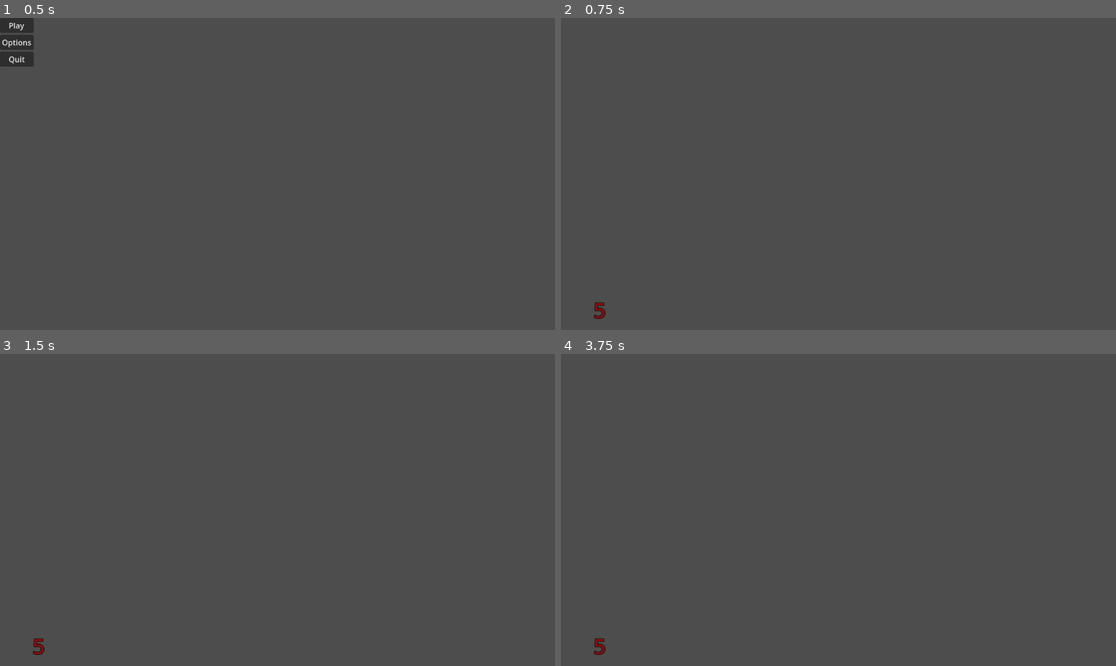
Above: before the commit, frames 1-4 (two rows, left to right).
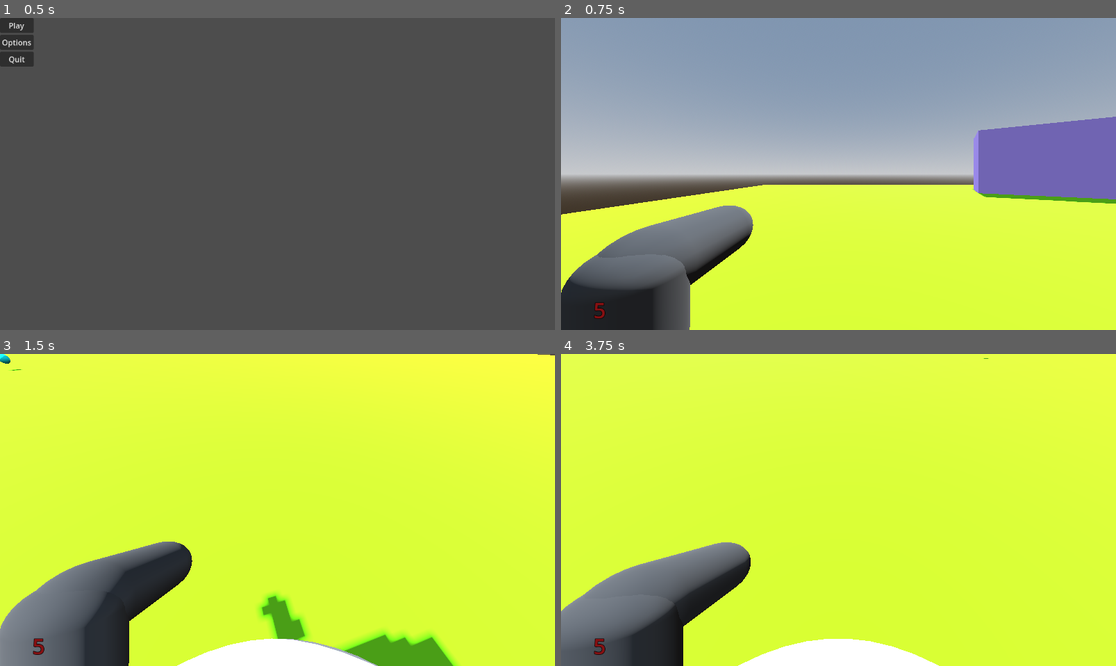
Above: after the commit, the same moments.

Repository: covmoore/potions_and_arsenals
Game: Godot game, scene res://scenes/MainMenu.tscn
The game is run twice, just before and just after one commit, with the same random seed, the same clock (stepped at 60 frames per second) and the same inputs.
Inputs (mouse positions are in pixels of both pictures, inside the frame that each line leads up to):
- Up to frame 1 (0.5 s): no input
- Up to frame 2 (0.75 s): click "Play" at 0.5 s
- Up to frame 3 (1.5 s): tap Enter at 1.25 s; move the mouse to (399, 494) at 1.27 s; hold D (move_right) from 1.28 s (still down); click (399, 494) at 1.35 s
- Up to frame 4 (3.75 s): tap Space (jump) at 1.52, 2.27, 2.75 s; move the mouse to (727, 525) at 2.02 s; release D (move_right) at 2.03 s; hold S (move_backwards) 2.03-2.78 s; tap V at 2.1, 3.6 s; move the mouse to (894, 441) at 2.77 s; hold D (move_right) 2.78-3.53 s; click (894, 441) at 2.85 s; tap Enter at 3.5 s; move the mouse to (810, 572) at 3.52 s; hold W (move_forward) from 3.53 s (still down); click (810, 572) at 3.67 s

Frame 1 is identical in both runs. In frame 2, 97% of the frame differs, in the area x 0-100%, y 0-100%; in frame 3, 98%; in frame 4, 98%.
Error before the commit: Parse Error: Function "_ready" has the same name as a previously declared function. (res://scenes/world.gd:25)

Commit message:
added more complicated spawning and fixed signals

Diff:
--- a/UI/PlayerUI.gd
+++ b/UI/PlayerUI.gd
@@ -4,7 +4,7 @@
 @onready var game_over_text = $CanvasLayer/gameOverTxt
 @onready var inventory_ui = $CanvasLayer/Inventory
 @onready var paused_text = $CanvasLayer/pauseTxt
-@onready var player = $"../Player"
+@onready var player = null
 
 func _ready():
 	paused_text.visible = false
@@ -29,3 +29,9 @@
 			else:
 				player.current_state = player.PLAYER_STATE.ACTIVE
 				Input.set_mouse_mode(Input.MOUSE_MODE_CAPTURED)
+
+
+func _on_world_player_created(player_path):
+	player = get_node(player_path)
+	player.connect("player_hit", _on_player_player_hit)
+	player.connect("player_died", _on_player_player_died)
--- a/model_scenes/enemy.gd
+++ b/model_scenes/enemy.gd
@@ -11,6 +11,8 @@
 @onready var nav_agent = $NavigationAgent3D
 @onready var collider = $CollisionShape3D
 @onready var world = $".."
+
+signal enemy_died
 
 func _ready():
 	pass
@@ -39,8 +41,8 @@
 func hit(dmg):
 	health -= dmg
 	if(health <= 0):
+		emit_signal("enemy_died")
 		queue_free()
-
 
 func _on_world_player_created(player_path):
 	player = get_node(player_path)
--- a/scenes/Level1.tscn
+++ b/scenes/Level1.tscn
@@ -233,8 +233,18 @@
 [node name="AlchemyItem" parent="." instance=ExtResource("9_qbhlk")]
 script = ExtResource("10_11r1r")
 
-[connection signal="player_died" from="Player" to="PlayerUI" method="_on_player_player_died"]
-[connection signal="player_hit" from="Player" to="PlayerUI" method="_on_player_player_hit"]
+[node name="enemy_spawn_areas" type="Node3D" parent="."]
+
+[node name="EnemySpawnArea" parent="enemy_spawn_areas" instance=ExtResource("5_1qsfv")]
+transform = Transform3D(4.85252, 0, 0, 0, 2.1, 0, 0, 0, 5.59192, -3.08046, 0.0880904, 20.5988)
+
+[node name="EnemySpawnArea2" parent="enemy_spawn_areas" instance=ExtResource("5_1qsfv")]
+transform = Transform3D(7.99568, 0, 0, 0, 2.1, 0, 0, 0, 4.59062, 11.5965, 0.0880904, -8.95196)
+
+[node name="EnemySpawnArea3" parent="enemy_spawn_areas" instance=ExtResource("5_1qsfv")]
+transform = Transform3D(-1.85856, 0, -3.542, 0, 2.1, 0, 3.542, 0, -1.85856, 23.8161, 0.0880904, 10.7286)
+
+[connection signal="player_created" from="." to="PlayerUI" method="_on_world_player_created"]
 [connection signal="gui_input" from="PlayerUI/CanvasLayer/Inventory/Slot" to="PlayerUI/CanvasLayer/Inventory/Slot" method="_on_gui_input"]
 [connection signal="gui_input" from="PlayerUI/CanvasLayer/Inventory/Slot2" to="PlayerUI/CanvasLayer/Inventory/Slot2" method="_on_gui_input"]
 [connection signal="gui_input" from="PlayerUI/CanvasLayer/Inventory/Slot3" to="PlayerUI/CanvasLayer/Inventory/Slot3" method="_on_gui_input"]
@@ -253,13 +263,3 @@
 [connection signal="gui_input" from="PlayerUI/CanvasLayer/Inventory/Slot16" to="PlayerUI/CanvasLayer/Inventory/Slot16" method="_on_gui_input"]
 
 [editable path="AlchemyItem"]
-[node name="enemy_spawn_areas" type="Node3D" parent="."]
-
-[node name="EnemySpawnArea" parent="enemy_spawn_areas" instance=ExtResource("5_1qsfv")]
-transform = Transform3D(4.85252, 0, 0, 0, 2.1, 0, 0, 0, 5.59192, -3.08046, 0.0880904, 20.5988)
-
-[node name="EnemySpawnArea2" parent="enemy_spawn_areas" instance=ExtResource("5_1qsfv")]
-transform = Transform3D(7.99568, 0, 0, 0, 2.1, 0, 0, 0, 4.59062, 11.5965, 0.0880904, -8.95196)
-
-[node name="EnemySpawnArea3" parent="enemy_spawn_areas" instance=ExtResource("5_1qsfv")]
-transform = Transform3D(-1.85856, 0, -3.542, 0, 2.1, 0, 3.542, 0, -1.85856, 23.8161, 0.0880904, 10.7286)
--- a/scenes/world.gd
+++ b/scenes/world.gd
@@ -7,9 +7,6 @@
 
 var game_difficulty = DIFFICULTY.NORMAL
 
-
-func _ready():
-	game_difficulty = DIFFICULTY.PEACEFUL
 @onready var player_spawn_point = $PlayerSpawnPoint
 @onready var enemy_spawn_areas = $enemy_spawn_areas
 
@@ -19,10 +16,24 @@
 var rng = null
 var spawn_areas = null
 var timer = 0.0
+const max_enemies = 20
+const ENEMY_NUM_TRIGGER = 5
+var enemy_count = 0
+var spawn_delay = 2.0
+var delay_created = false
+
+enum SPAWN_STATE {
+	NO_SPAWN,
+	SPAWN
+}
+
+var enemy_spawn_state = SPAWN_STATE.NO_SPAWN
+
 
 signal player_created
 # Called when the node enters the scene tree for the first time.
 func _ready():
+	game_difficulty = DIFFICULTY.PEACEFUL
 	player_spawn_point.visible = false
 	player_instance = player.instantiate()
 	player_instance.position = player_spawn_point.global_position
@@ -38,18 +49,33 @@
 	if player_instance != null && rng != null && spawn_areas != null:
 		var randNum = rng.randi_range(0, enemy_spawn_areas.get_child_count()-1)
 		var spawn = spawn_areas[randNum]
-		timer += delta
-		if timer >= 2.0:
-			timer = 0.0
-			var enemy_instance = enemy.instantiate()
-			var halfHeightX = ((spawn.scale.x) * sqrt(2)) / 4
-			var halfHeightZ = ((spawn.scale.z) * sqrt(2)) / 4
-			enemy_instance.position = Vector3(
-				rng.randi_range(spawn.global_position.x - halfHeightX, spawn.global_position.x + halfHeightX),
-				spawn.global_position.y + (enemy_instance.scale.y / 2),
-				rng.randi_range(spawn.global_position.z - halfHeightZ, spawn.global_position.z + halfHeightZ)
-			)
-			enemy_instance.basis = player_instance.transform.basis
-			enemy_instance.player = player_instance
-			add_child(enemy_instance)
-		#enemy.postion = Vector3(spawn.get_child_node($MeshInstance3D).shape.radius)
+
+		if enemy_count <= ENEMY_NUM_TRIGGER && enemy_spawn_state == SPAWN_STATE.NO_SPAWN:
+			if delay_created == false:
+				spawn_delay = rng.randi_range(0.5, 2)
+				delay_created = true
+			enemy_spawn_state = SPAWN_STATE.SPAWN
+		if enemy_spawn_state == SPAWN_STATE.SPAWN:
+			timer += delta
+			if timer >= spawn_delay:
+				timer = 0.0
+				print("create enemy!")
+				var enemy_instance = enemy.instantiate()
+				var halfHeightX = ((spawn.scale.x) * sqrt(2)) / 4
+				var halfHeightZ = ((spawn.scale.z) * sqrt(2)) / 4
+				enemy_instance.position = Vector3(
+					rng.randi_range(spawn.global_position.x - halfHeightX, spawn.global_position.x + halfHeightX),
+					spawn.global_position.y + (enemy_instance.scale.y / 2),
+					rng.randi_range(spawn.global_position.z - halfHeightZ, spawn.global_position.z + halfHeightZ)
+				)
+				enemy_instance.basis = player_instance.transform.basis
+				enemy_instance.player = player_instance
+				add_child(enemy_instance)
+				enemy_instance.connect("enemy_died", _on_enemy_enemy_died)
+				enemy_count += 1
+			if enemy_count >= max_enemies:
+				enemy_spawn_state = SPAWN_STATE.NO_SPAWN
+				delay_created = false
+
+func _on_enemy_enemy_died():
+	enemy_count -= 1
Not shown: 1 places in scenes/Level1.tscn that only renumber resources
